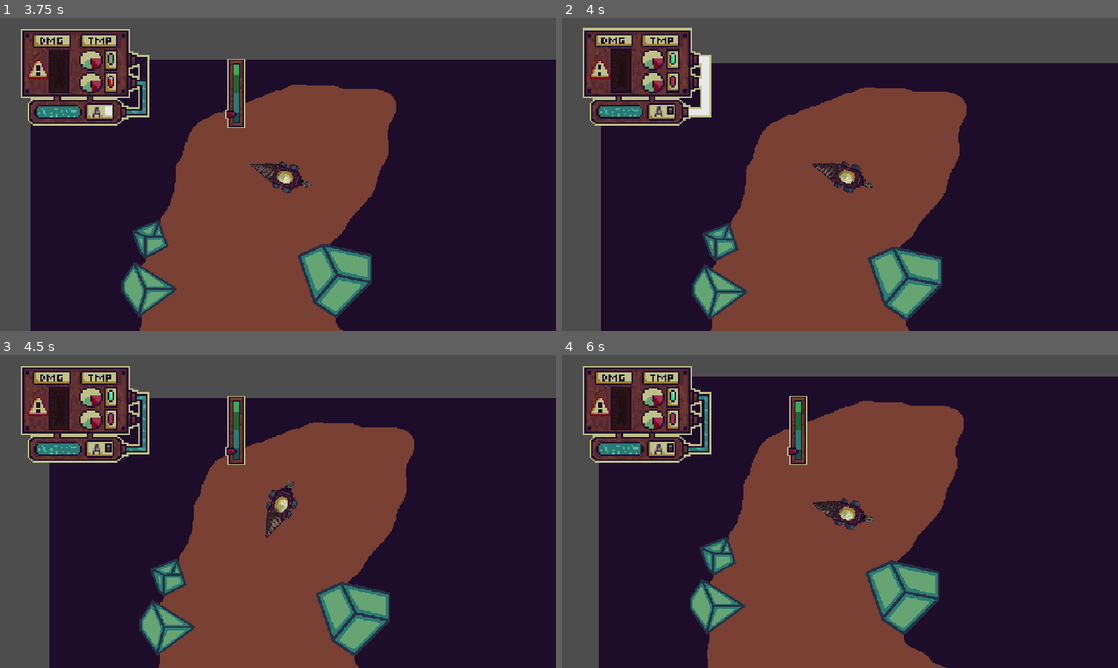
Above: before the commit, frames 1-4 (two rows, left to right).
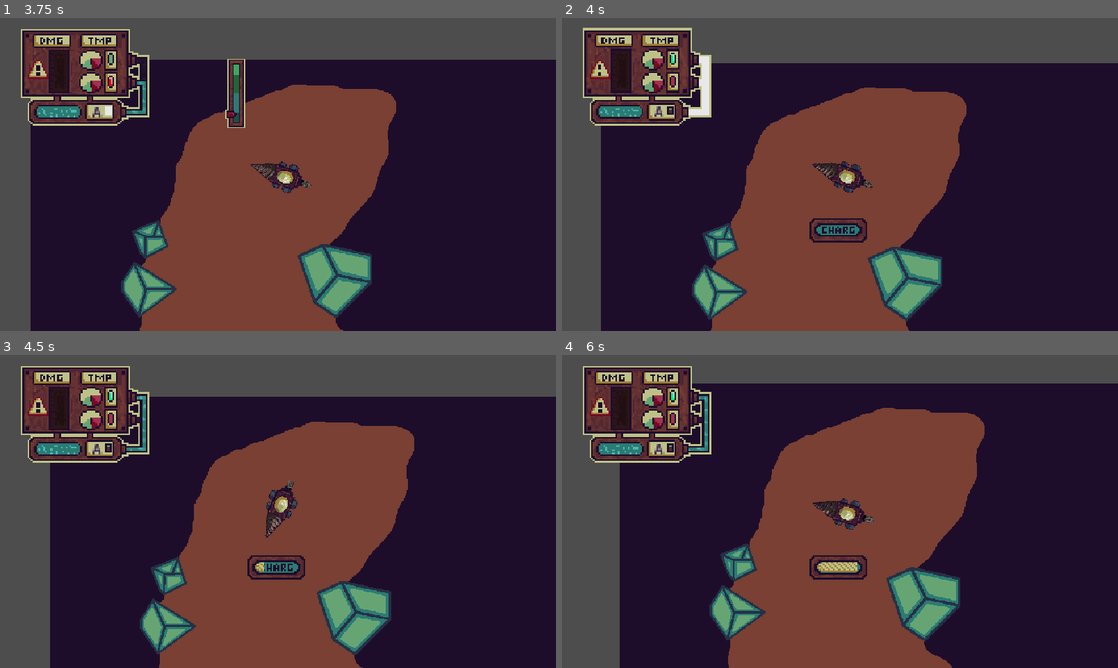
Above: after the commit, the same moments.

Repository: indie-ian/save-the-core
Game: Godot game, scene res://global/managers/manager.tscn
Same seed, same stepped clock (60 frames per second), same inputs: the game is played once before the commit and once after it.
Inputs (mouse positions are in pixels of both pictures, inside the frame that each line leads up to):
- Up to frame 1 (3.75 s): hold Up (ui_up) 0.53-1.25 s; tap A (coolingbutton) at 0.6, 3.6 s; click (278, 174) at 0.67 s; click "START" at 1.25 s; click "START" at 2 s; move the mouse to (166, 190) at 2.77 s; right-click (166, 190) at 2.85 s; click (166, 190) at 2.92 s; move the mouse to (100, 111) at 3.52 s; hold Up (ui_up) from 3.53 s (still down); click (100, 111) at 3.67 s
- Up to frame 2 (4 s): keep holding Up (ui_up)
- Up to frame 3 (4.5 s): keep holding Up (ui_up); move the mouse to (250, 574) at 4.27 s; right-click (250, 574) at 4.35 s; click (250, 574) at 4.42 s
- Up to frame 4 (6 s): move the mouse to (1006, 558) at 5.02 s; release Up (ui_up) at 5.03 s; tap A (coolingbutton) at 5.1 s; click (1006, 558) at 5.17 s; move the mouse to (673, 464) at 5.77 s; right-click (673, 464) at 5.85 s; click (673, 464) at 5.92 s

Frame 1 is identical in both runs. In frame 2, 0.7% of the frame differs, in the area x 44-55%, y 64-72%; in frame 3, 2.8%; in frame 4, 15%, in the area x 6-100%, y 6-100%.

Commit message:
dash cooldown

Diff:
--- a/sandbox/player_rig.gd
+++ b/sandbox/player_rig.gd
@@ -48,6 +48,10 @@
 @onready var red_pointer: Sprite2D = $stats/clockred/redPointer
 @onready var clockgreen: Sprite2D = $stats/clockgreen
 
+@onready var dash_cool_down: Sprite2D = $stats/DashCoolDown
+@onready var timer_dash: TextureProgressBar = $stats/timerDash
+
+
 #for temperature
 #how cooling works
 #when you overcharge temperature goes up for the top clock
@@ -94,6 +98,17 @@
 var danger_tween: Tween
 var stats_offset: Vector2
 var initial_stats_scale: Vector2
+
+#dash cooldown
+#how it works
+#when you do a sweet spot no dash cooldown
+#when you overcharge you get 3 seconds cooldown
+#when you do ealy it calculates the cooldown like this
+# cooldown = 3 - complition of bar% so the closer u are to sweet spot less panishment
+const MAX_DASH_COOLDOWN: float = 3.0
+
+var dash_cooldown_timer: float = 0.0
+var dash_cooldown_max: float = 0.0
 
 
 func _ready() -> void:
@@ -121,6 +136,17 @@
 	liquid.max_value = MAX_LIQUID
 	liquid.step = 0.01
 	liquid.value = current_liquid
+
+
+	timer_dash.max_value = 100.0
+	timer_dash.step = 0.01
+	timer_dash.value = 0
+
+	timer_dash.max_value = 100.0
+	timer_dash.step = 0.01
+	timer_dash.value = 0
+	dash_cool_down.hide()
+	timer_dash.hide()
 
 
 func _physics_process(delta: float) -> void:
@@ -140,6 +166,14 @@
 	stats.global_position = global_position + stats_offset
 	stats.global_rotation = 0.0
 
+	if dash_cooldown_timer > 0.0:
+		dash_cooldown_timer = max(0.0, dash_cooldown_timer - delta)
+		var progress_ratio: float = 1.0 - (dash_cooldown_timer / dash_cooldown_max)
+		timer_dash.value = progress_ratio * 100.0
+
+		if dash_cooldown_timer <= 0.0:
+			timer_dash.value = 100.0
+			_hide_dash_cooldown_ui()
 
 	if max_charge_sprite.visible:
 		max_charge_sprite.global_position = global_position + Vector2(0, -65)
@@ -150,7 +184,7 @@
 		effects.stop()
 		effects.hide()
 
-	if Input.is_mouse_button_pressed(MOUSE_BUTTON_LEFT):
+	if Input.is_mouse_button_pressed(MOUSE_BUTTON_LEFT) and (dash_cooldown_timer <= 0.0 or is_charging or overcharged):
 		if not overcharged:
 			is_charging = true
 			charge_ui.show()
@@ -171,8 +205,8 @@
 				_launch(mouse_pos, OVERCHARGE_SPEED)
 				overcharged = true
 				_trigger_overcharge_effects()
-				print("OVERCHARGED")
 				_add_green_temp(20.0)
+				_start_dash_cooldown(MAX_DASH_COOLDOWN)
 		else:
 			velocity = velocity.move_toward(Vector2.ZERO, FRICTION * delta)
 
@@ -185,15 +219,20 @@
 
 			if charge_ratio >= SWEET_SPOT_MIN and charge_ratio <= SWEET_SPOT_MAX:
 				launch_power = SWEET_SPOT_SPEED
-				shake_strength = 20 #maximum shake when you achieve max charge
+				shake_strength = 20
 				_trigger_sweet_spot_effects()
+				_start_dash_cooldown(0.0)
 			else:
 				launch_power = lerp(MIN_LAUNCH_SPEED, MAX_LAUNCH_SPEED, charge_ratio)
-				shake_strength = 10 #small shake when you do smaller charge
-				if charge_ratio >= 0.60:
-					pass
-				else:
+				shake_strength = 10
+
+				var completion_percent: float = clamp(charge_ratio / SWEET_SPOT_MIN, 0.0, 1.0)
+				var calculated_cooldown: float = MAX_DASH_COOLDOWN * (1.0 - completion_percent)
+				_start_dash_cooldown(calculated_cooldown)
+
+				if charge_ratio < 0.60:
 					_consume_liquid(LIQUID_LOSS_WEAK_CHARGE)
+
 			_launch(mouse_pos, launch_power)
 
 		elif Input.is_action_pressed("ui_up") || Input.is_action_pressed("slowMoveForward"):
@@ -487,3 +526,45 @@
 		_start_clock_warning(clockred, false)
 	else:
 		_stop_clock_warning(clockred, false)
+
+
+
+func _start_dash_cooldown(duration: float) -> void:
+	if duration <= 0.05:
+		dash_cooldown_timer = 0.0
+		dash_cooldown_max = 0.0
+		dash_cool_down.hide()
+		timer_dash.hide()
+		return
+
+	dash_cooldown_max = duration
+	dash_cooldown_timer = duration
+	timer_dash.value = 0.0
+	_show_dash_cooldown_ui()
+
+func _show_dash_cooldown_ui() -> void:
+	dash_cool_down.show()
+	timer_dash.show()
+
+	# Pop charge dash
+	dash_cool_down.scale = Vector2(0.3, 0.3)
+	timer_dash.scale = Vector2(0.3, 0.3)
+	dash_cool_down.modulate.a = 1.0
+	timer_dash.modulate.a = 1.0
+
+	var pop_tween = create_tween().set_parallel(true)
+	pop_tween.tween_property(dash_cool_down, "scale", Vector2.ONE, 0.2).set_trans(Tween.TRANS_BACK).set_ease(Tween.EASE_OUT)
+	pop_tween.tween_property(timer_dash, "scale", Vector2.ONE, 0.2).set_trans(Tween.TRANS_BACK).set_ease(Tween.EASE_OUT)
+
+func _hide_dash_cooldown_ui() -> void:
+	# fade charge dash
+	var hide_tween = create_tween().set_parallel(true)
+	hide_tween.tween_property(dash_cool_down, "scale", Vector2(1.2, 1.2), 0.15)
+	hide_tween.tween_property(timer_dash, "scale", Vector2(1.2, 1.2), 0.15)
+	hide_tween.tween_property(dash_cool_down, "modulate:a", 0.0, 0.15)
+	hide_tween.tween_property(timer_dash, "modulate:a", 0.0, 0.15)
+
+	hide_tween.chain().tween_callback(func():
+		dash_cool_down.hide()
+		timer_dash.hide()
+	)
--- a/sandbox/player_rig.tscn
+++ b/sandbox/player_rig.tscn
@@ -16,6 +16,8 @@
 [ext_resource type="Texture2D" uid="uid://dpcki1p71xvke" path="res://sandbox/playerAssets/statsAssets/CoolingLiquidBar.png" id="13_nnfea"]
 [ext_resource type="Texture2D" uid="uid://c3q82xrr5qciq" path="res://sandbox/playerAssets/statsAssets/coolingtubes.png" id="15_6vcae"]
 [ext_resource type="Texture2D" uid="uid://r2w0xydm55yu" path="res://sandbox/playerAssets/statsAssets/effectcycle.png" id="15_mxduk"]
+[ext_resource type="Texture2D" uid="uid://cxiabdxqa2gr1" path="res://sandbox/playerAssets/ReleaseAssets/chargingDash.png" id="17_4h10s"]
+[ext_resource type="Texture2D" uid="uid://mu00iu1mds5w" path="res://sandbox/playerAssets/ReleaseAssets/chargingDahBar.png" id="18_ddewd"]
 
 [sub_resource type="AtlasTexture" id="AtlasTexture_x78j1"]
 atlas = ExtResource("2_8q8w8")
@@ -363,11 +365,11 @@
 [node name="Camera2D" type="Camera2D" parent="." unique_id=1400992302]
 
 [node name="failed" type="Sprite2D" parent="." unique_id=1354886270]
-position = Vector2(21.5, -69)
+position = Vector2(-1, 66)
 texture = ExtResource("5_1uke2")
 
 [node name="maxcharge" type="Sprite2D" parent="." unique_id=805020235]
-position = Vector2(21.5, -69)
+position = Vector2(-0.5, 66.5)
 texture = ExtResource("6_bjboh")
 
 [node name="effects" type="AnimatedSprite2D" parent="." unique_id=885187738]
@@ -459,5 +461,18 @@
 texture = ExtResource("9_1dp3n")
 offset = Vector2(0, 2)
 
+[node name="DashCoolDown" type="Sprite2D" parent="stats" unique_id=1280591598]
+position = Vector2(-80.916664, -7.833335)
+scale = Vector2(0.9949496, 0.97619045)
+texture = ExtResource("17_4h10s")
+
+[node name="timerDash" type="TextureProgressBar" parent="stats" unique_id=989317733]
+offset_left = -97.00001
+offset_top = -14.166664
+offset_right = -52.66667
+offset_bottom = -1.4999962
+value = 100.0
+texture_progress = ExtResource("18_ddewd")
+
 [connection signal="mouse_entered" from="stats/Area2D" to="." method="_on_area_2d_mouse_entered"]
 [connection signal="mouse_exited" from="stats/Area2D" to="." method="_on_area_2d_mouse_exited"]
